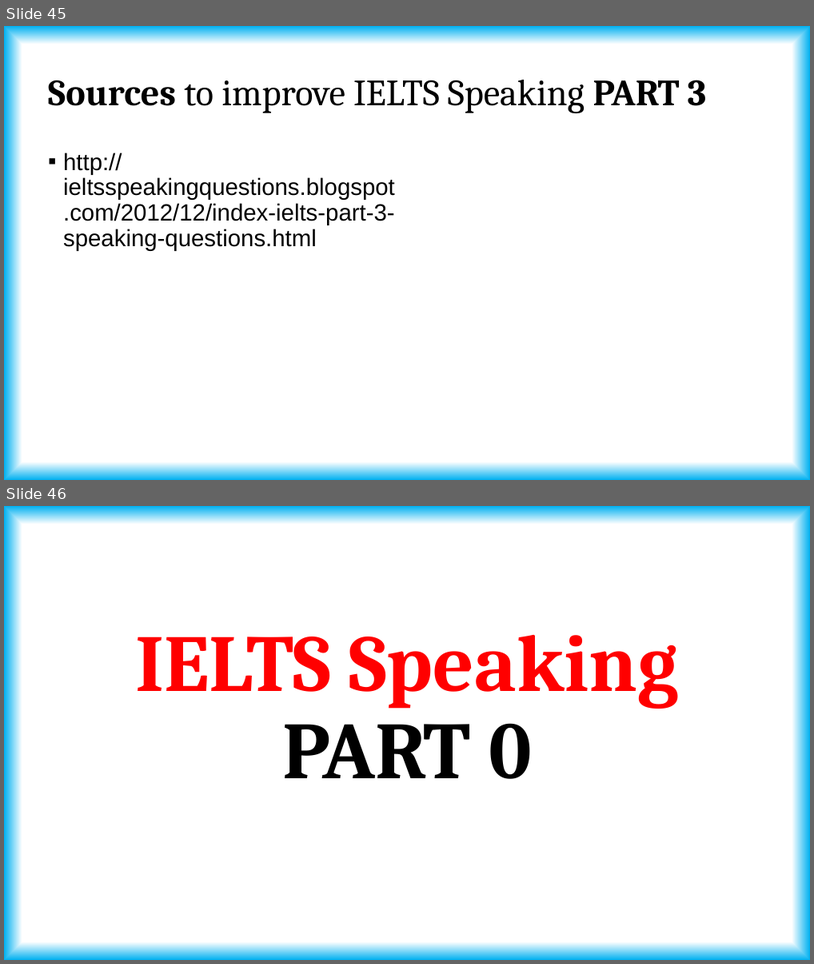
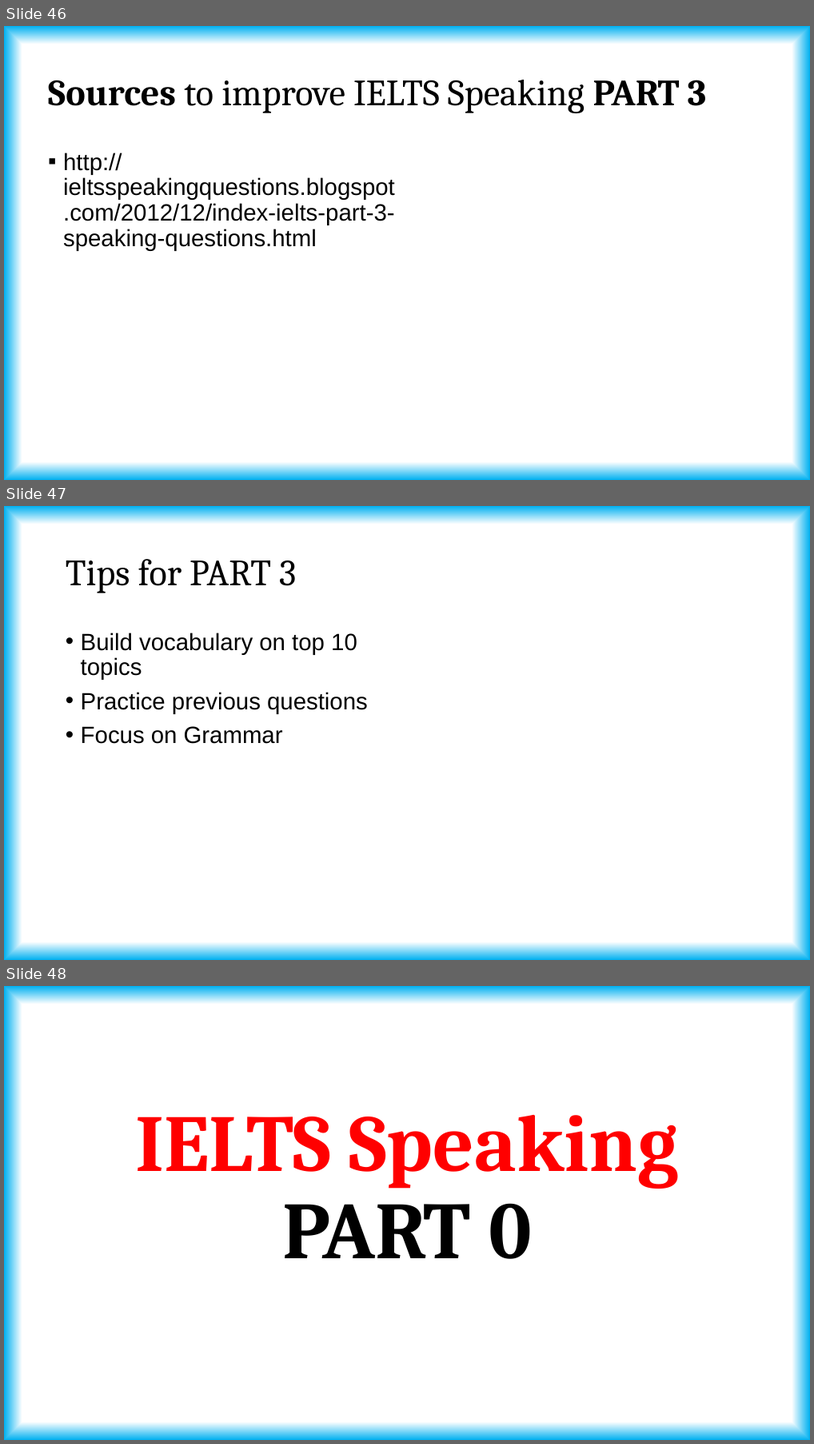
Before and after one commit to borsha06/IELTS-202, a slide deck: IELTS 202 Speaking/How did I get 8.0 in IELTS Speaking.pptx. Shown one above the other, each under a label of ours: slides 45 and 46 before the commit, slides 46, 47 and 48 after it. The pictures are 814x964 and 814x1444 pixels, drawn with LibreOffice and Linux fonts; fonts in the diff are those of the drawing. Boxes give left, top, right and bottom in pixels: in the first picture for what was removed or moved away, otherwise in the second. Text is boxed around its words. In the diff, an @@ line names an element or a change of style, - is before the commit and + after.

```diff
--- a/IELTS 202 Speaking/How did I get 8.0 in IELTS Speaking.pptx
+++ b/IELTS 202 Speaking/How did I get 8.0 in IELTS Speaking.pptx
@@ slide 47 added at [4,506,810,960], background gradient #FFFFFF to #00B0F0 @@
@@ title added at [66,559,296,593], 44 pt, text #000000 @@
+Tips for PART 3
@@ text added at [81,632,368,744], 28 pt, text #000000 @@
+• Build vocabulary on top 10 topics
+• Practice previous questions
+• Focus on Grammar
@@ what was slide 45 is now slide 46 @@
@@ what was slide 46 is now slide 48 @@
```
Also in this commit, not shown: 3 slides changed, 1 other slide added.
